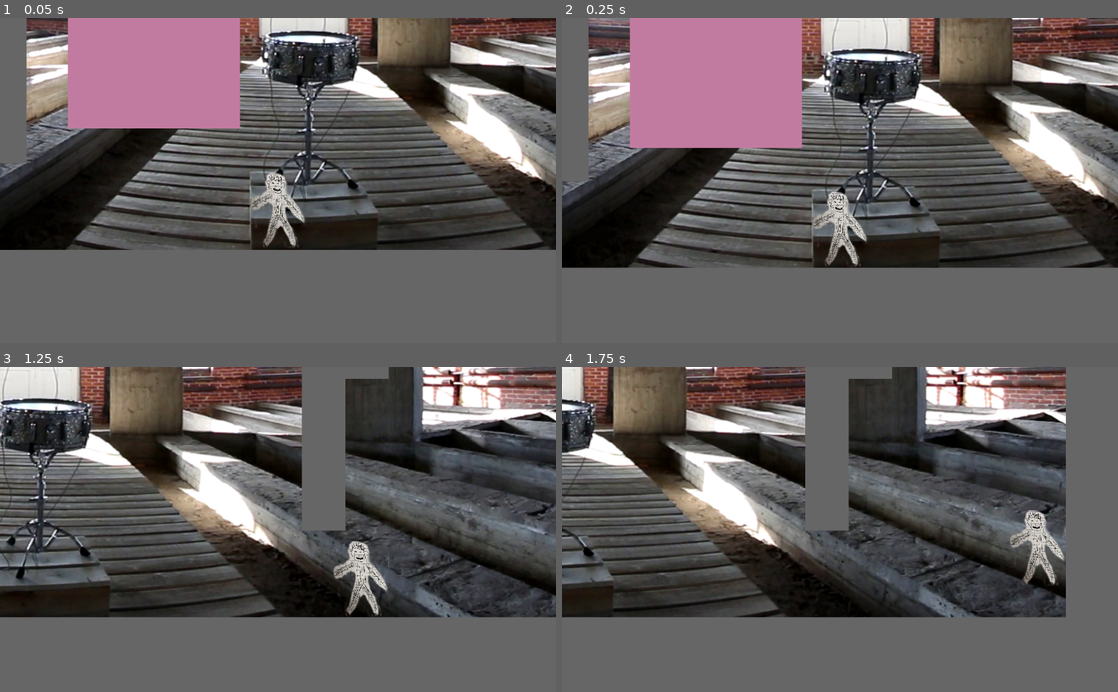
Above: before the commit, frames 1-4 (two rows, left to right).
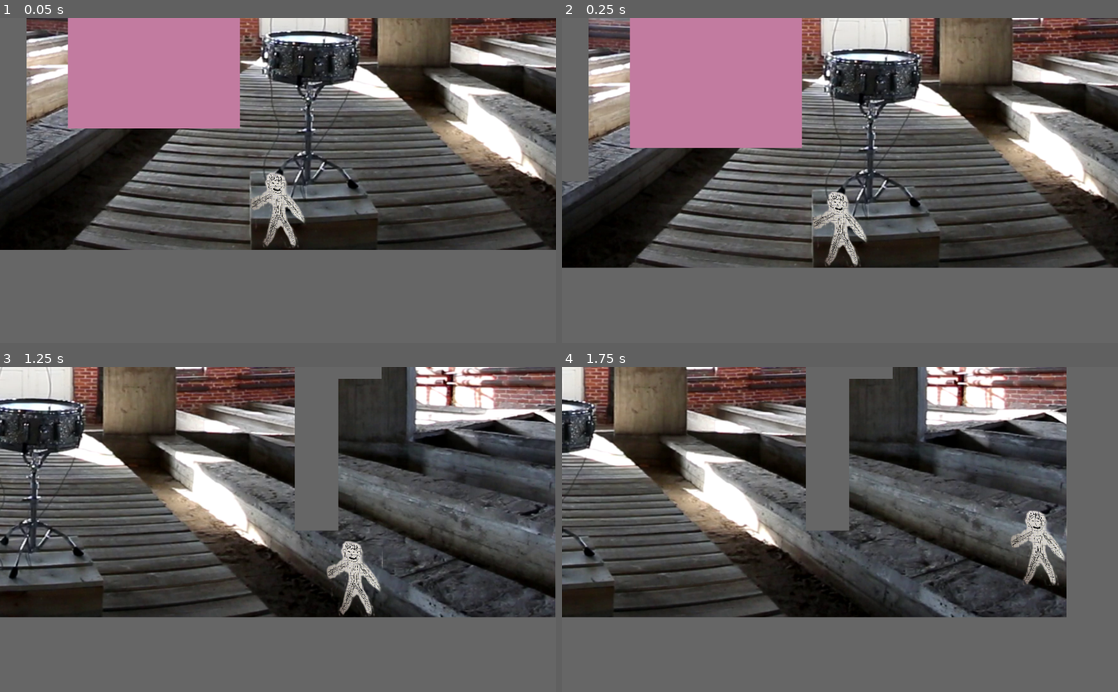
Above: after the commit, the same moments.

Repository: glitchcore/pick-the-lock
Game: Godot game, scene res://Scenes/LockTest.tscn
Same seed, same stepped clock (60 frames per second), same inputs: the game is played once before the commit and once after it.
Inputs:
- Up to frame 1 (0.05 s): no input
- Up to frame 2 (0.25 s): no input
- Up to frame 3 (1.25 s): hold Right (ui_right) from 0.53 s (still down); tap Space (jump) at 0.77 s
- Up to frame 4 (1.75 s): keep holding Right (ui_right); tap Space (jump) at 1.52 s

Frame 1 is identical in both runs. In frame 2, 0.2% of the frame differs, in the area x 5-100%, y 9-76%; in frame 3, 18%, in the area x 0-100%, y 0-78%; in frame 4, 1.8%.

Commit message:
shake the camera: add Player::stomped signal

Diff:
--- /dev/null
+++ b/Actors/MainCamera.gd
@@ -0,0 +1,42 @@
+extends Camera2D
+export(float, EASE) var DAMP_EASING = 1
+export var duration = 0.2
+export var amplitude = 40
+var shake = false
+
+var noise = OpenSimplexNoise.new()
+
+onready var shake_timer = $ShakeTimer
+
+# Called when the node enters the scene tree for the first time.
+func _ready() -> void:
+	randomize()
+	noise.period = 0.02
+	set_process(false)
+	set_shake(false)
+
+func _process(delta: float) -> void:
+	var t = shake_timer.time_left / shake_timer.wait_time
+	var damping = ease(t, DAMP_EASING) * amplitude
+
+	offset = Vector2(
+		noise.get_noise_2d(1, t) * damping,
+		noise.get_noise_2d(10, t) * damping
+	)
+
+func _on_ShakeTimer_timeout() -> void:
+	set_shake(false)
+
+func _on_Player_stomped() -> void:
+	set_shake(true)
+
+func set_shake(value):
+	shake = value
+	offset = Vector2.ZERO
+	if shake:
+		noise.seed = randi()
+		shake_timer.set_wait_time(duration)
+		shake_timer.start()
+		set_process(true)
+	else:
+		set_process(false)
--- a/Actors/Player.gd
+++ b/Actors/Player.gd
@@ -6,8 +6,6 @@
 export var jump_amount = 2000
 export var acceleration = 8000
 
-onready var timer = $ShakeTimer
-
 func _ready() -> void:
 	pass
 
@@ -15,6 +13,8 @@
 var gravity_direction = Vector2(0, 1)
 var last_rotate_t = Time.get_ticks_msec()
 const ROTATE_COOLDOWN = 100
+
+signal stomped
 
 # rotate player on hitting on wall
 func rotate_player():
@@ -76,9 +76,4 @@
 	var dv = (prev_velocity - velocity).length()
 
 	if dv > gravity * delta * 2:
-		timer.set_wait_time(1)
-		timer.start()
-
-
-func _on_ShakeTimer_timeout() -> void:
-	print("time is over")
+		emit_signal("stomped")
--- a/Actors/Player.tscn
+++ b/Actors/Player.tscn
@@ -1,7 +1,8 @@
-[gd_scene load_steps=4 format=2]
+[gd_scene load_steps=5 format=2]
 
 [ext_resource path="res://Actors/Player.gd" type="Script" id=1]
 [ext_resource path="res://assets/player.png" type="Texture" id=2]
+[ext_resource path="res://Actors/MainCamera.gd" type="Script" id=3]
 
 [sub_resource type="RectangleShape2D" id=3]
 extents = Vector2( 52.5, 70.75 )
@@ -19,7 +20,7 @@
 position = Vector2( 1, 0 )
 shape = SubResource( 3 )
 
-[node name="Camera2D" type="Camera2D" parent="."]
+[node name="MainCamera" type="Camera2D" parent="."]
 position = Vector2( 1, 0 )
 current = true
 limit_left = -100
@@ -31,8 +32,10 @@
 drag_margin_v_enabled = true
 smoothing_enabled = true
 smoothing_speed = 15.0
+script = ExtResource( 3 )
 
-[node name="ShakeTimer" type="Timer" parent="."]
+[node name="ShakeTimer" type="Timer" parent="MainCamera"]
 one_shot = true
 
-[connection signal="timeout" from="ShakeTimer" to="." method="_on_ShakeTimer_timeout"]
+[connection signal="stomped" from="." to="MainCamera" method="_on_Player_stomped"]
+[connection signal="timeout" from="MainCamera/ShakeTimer" to="MainCamera" method="_on_ShakeTimer_timeout"]
